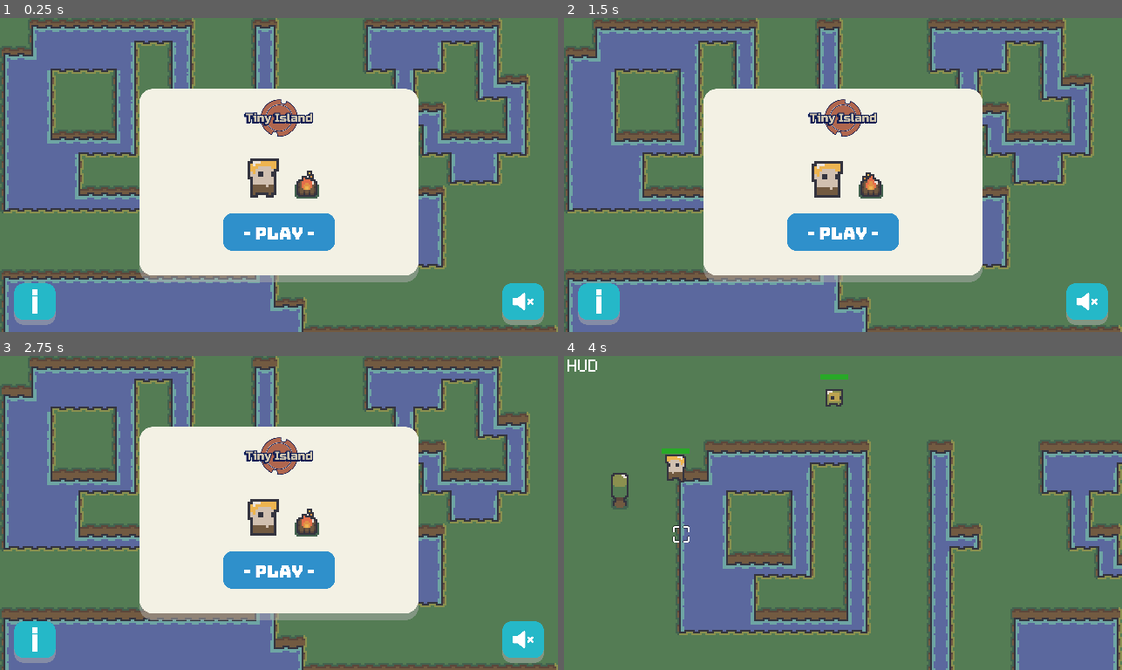
Above: before the commit, frames 1-4 (two rows, left to right).
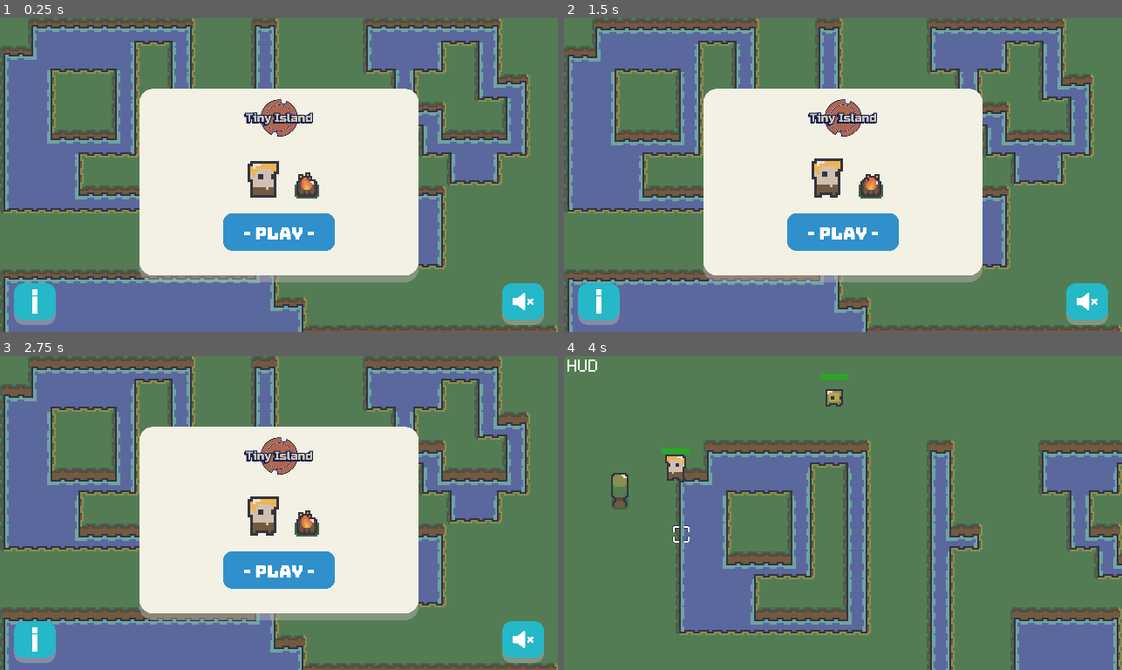
Above: after the commit, the same moments.

Repository: vlyahovich/godot-islander-game
Game: Godot game, scene res://Game.tscn
The game is run twice, just before and just after one commit, with the same random seed, the same clock (stepped at 60 frames per second) and the same inputs.
Inputs (mouse positions are in pixels of both pictures, inside the frame that each line leads up to):
- Up to frame 1 (0.25 s): no input
- Up to frame 2 (1.5 s): click (843, 234) at 0.5 s; click (843, 234) at 1.25 s
- Up to frame 3 (2.75 s): click (279, 572) at 2 s
- Up to frame 4 (4 s): move the mouse to (965, 497) at 2.77 s; click (965, 497) at 2.92 s; move the mouse to (731, 528) at 3.52 s; click (731, 528) at 3.67 s

The runs differ from the first frame. In frame 1, 0.3% of the frame differs, in the area x 44-57%, y 44-58%; in frame 2, 0.3%; in frame 3, 0.3%; in frame 4, nothing differs.

Commit message:
reusable level naviageion

Diff:
--- a/src/Level/ForestLevel.gd
+++ b/src/Level/ForestLevel.gd
@@ -1,33 +1,4 @@
 extends Node2D
-
-var pressed = false
 
 func _ready():
 	$LevelMusic.play()
-
-func _navigate_to_mouse():
-	if $InputTimer.is_stopped():
-		$InputTimer.start()
-
-		var player = null
-
-		if get_node_or_null("YSort/Player"):
-			player = $YSort/Player
-		if get_node_or_null("Player"):
-			player = $Player
-
-		if player:
-			var path = $Navigation2D.get_simple_path(player.position, get_local_mouse_position())
-
-			player.follow_path(path)
-
-func _unhandled_input(event):
-	if event is InputEventMouseButton:
-		if event.button_index == BUTTON_LEFT:
-			pressed = event.pressed
-
-			if pressed:
-				_navigate_to_mouse()
-
-	if event is InputEventMouseMotion and pressed:
-		_navigate_to_mouse()
--- a/src/Level/ForestLevel.tscn
+++ b/src/Level/ForestLevel.tscn
@@ -10,8 +10,9 @@
 [ext_resource path="res://src/UserInterface/HUD.tscn" type="PackedScene" id=8]
 [ext_resource path="res://assets/audio/Mid-Air Machine - A Whale On It's Side.mp3" type="AudioStream" id=9]
 [ext_resource path="res://src/Tile/ForestLand.tres" type="TileSet" id=10]
+[ext_resource path="res://src/Level/LevelNavigation.tscn" type="PackedScene" id=11]
 
-[sub_resource type="NavigationPolygon" id=3]
+[sub_resource type="NavigationPolygon" id=1]
 vertices = PoolVector2Array( 64, 32, 64, 64, 32, 64, 32, 32, 80, 16, 96, 16, 96, 96, 80, 80, 48, 96, 48, 80, 256, 32, 2 …(458 unchanged characters)…
 polygons = [ PoolIntArray( 0, 1, 2, 3 ), PoolIntArray( 4, 5, 6, 7 ), PoolIntArray( 7, 6, 8, 9 ), PoolIntArray( 10, 11,  …(898 unchanged characters)…
 outlines = [ PoolVector2Array( -64, -48, 328, -48, 328, 200, -64, 200 ), PoolVector2Array( 16, 16, 16, 0, 112, 0, 112,  …(602 unchanged characters)…
@@ -34,10 +35,11 @@
 tile_data = PoolIntArray( 1, 0, 0, 2, 0, 1, 3, 0, 1, 4, 0, 131080, 5, 0, 196609, 6, 0, 12, 9, 0, 3, 13, 0, 0, 14, 0, 1, …(1986 unchanged characters)…
 script = ExtResource( 1 )
 
-[node name="Navigation2D" type="Navigation2D" parent="."]
+[node name="LevelNavigation" parent="." instance=ExtResource( 11 )]
+player_path = NodePath("../YSort/Player")
 
-[node name="NavigationPolygonInstance" type="NavigationPolygonInstance" parent="Navigation2D"]
-navpoly = SubResource( 3 )
+[node name="NavigationPolygonInstance2" type="NavigationPolygonInstance" parent="LevelNavigation"]
+navpoly = SubResource( 1 )
 
 [node name="PlayerCamera" parent="." instance=ExtResource( 4 )]
 
--- /dev/null
+++ b/src/Level/LevelNavigation.gd
@@ -0,0 +1,30 @@
+extends Navigation2D
+
+var pressed = false
+
+export(NodePath) var player_path = null
+
+func _ready():
+	assert(player_path != null, "you must provide player_path")
+
+func _navigate_to_mouse():
+	if $InputTimer.is_stopped():
+		$InputTimer.start()
+
+		var player = get_node(player_path)
+
+		if player:
+			var path = get_simple_path(player.position, get_local_mouse_position())
+
+			player.follow_path(path)
+
+func _unhandled_input(event):
+	if event is InputEventMouseButton:
+		if event.button_index == BUTTON_LEFT:
+			pressed = event.pressed
+
+			if pressed:
+				_navigate_to_mouse()
+
+	if event is InputEventMouseMotion and pressed:
+		_navigate_to_mouse()
--- /dev/null
+++ b/src/Level/LevelNavigation.tscn
@@ -0,0 +1,10 @@
+[gd_scene load_steps=2 format=2]
+
+[ext_resource path="res://src/Level/LevelNavigation.gd" type="Script" id=1]
+
+[node name="LevelNavigation" type="Navigation2D"]
+script = ExtResource( 1 )
+
+[node name="InputTimer" type="Timer" parent="."]
+wait_time = 0.25
+one_shot = true
--- a/src/UserInterface/StartMenu.tscn
+++ b/src/UserInterface/StartMenu.tscn
@@ -132,14 +132,13 @@
 position = Vector2( 151, 85 )
 scale = Vector2( 1.5, 1.5 )
 frames = SubResource( 33 )
-frame = 2
+frame = 1
 speed_scale = 1.2
 playing = true
 
 [node name="Fire" type="AnimatedSprite" parent="Welcome"]
 position = Vector2( 176, 103 )
 frames = SubResource( 42 )
-frame = 1
 playing = true
 
 [node name="PlayButton" type="TextureButton" parent="Welcome"]
Not shown: 1 places in src/Level/ForestLevel.tscn that only renumber resources
